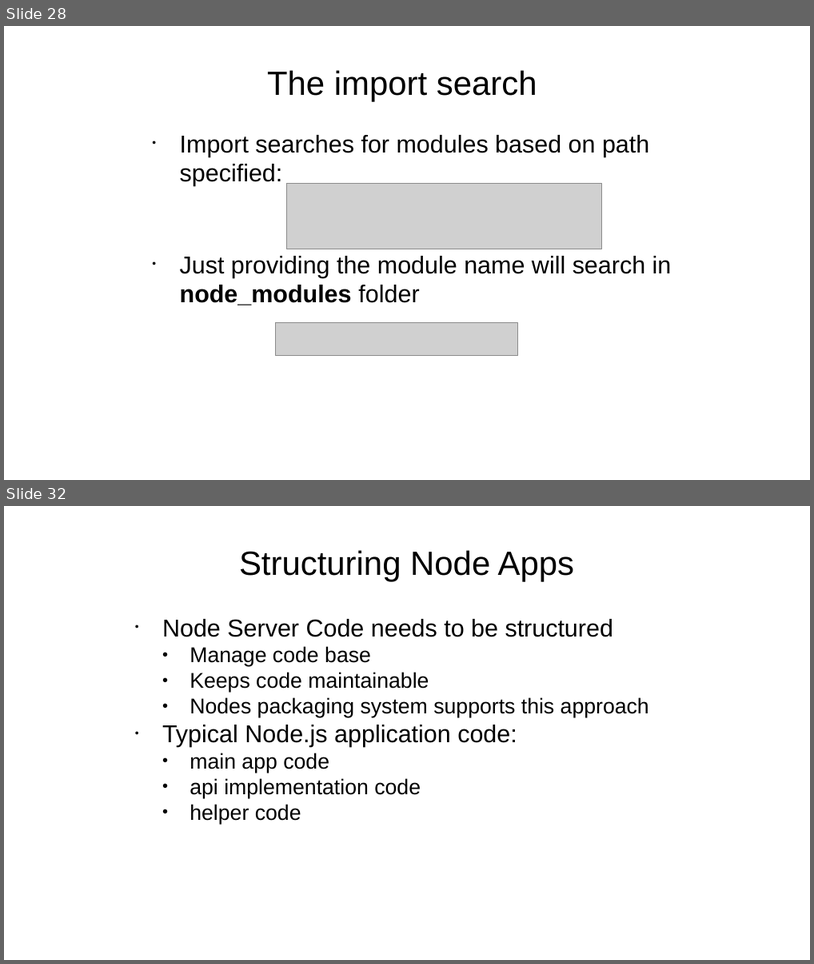
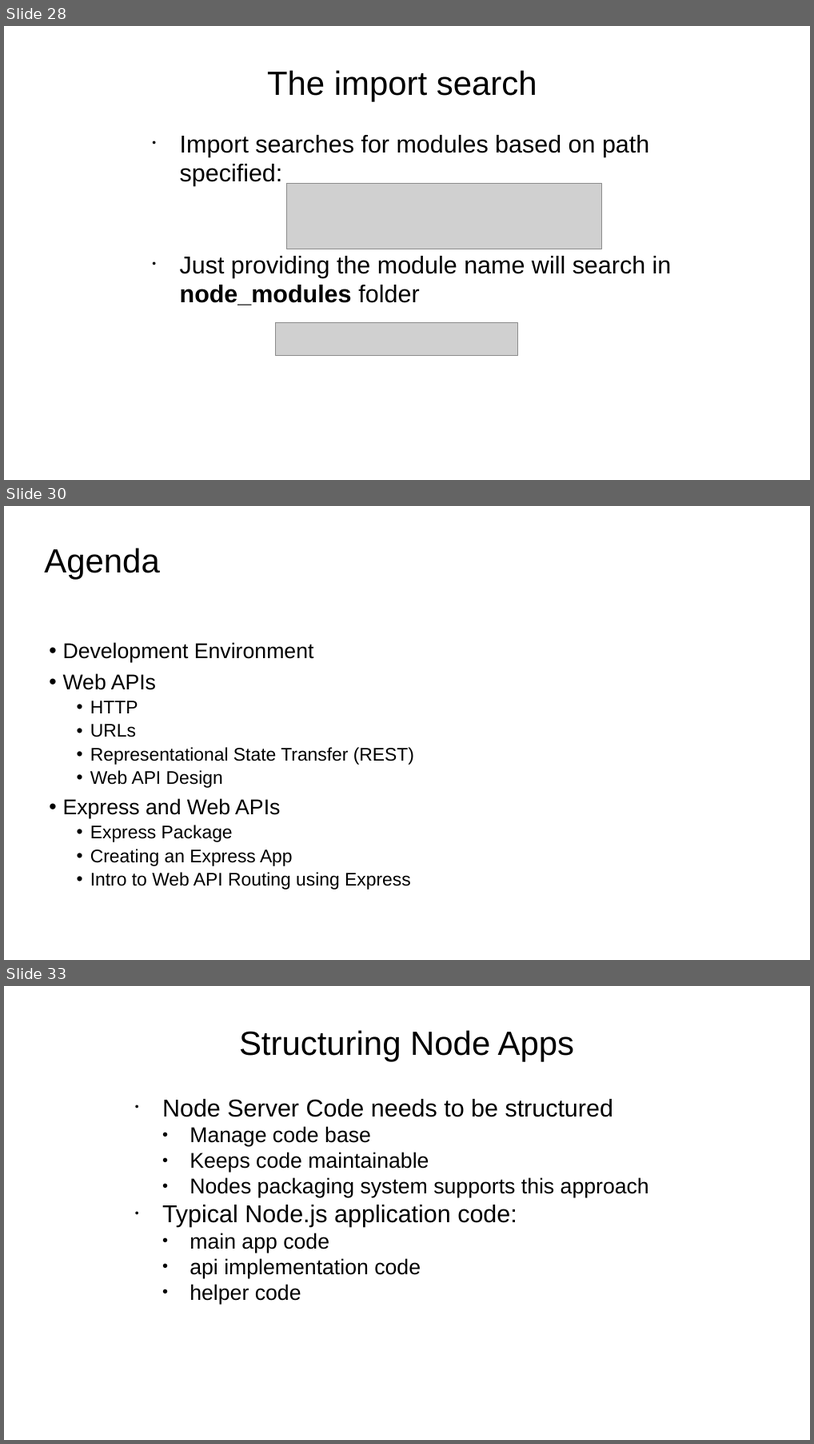
Before and after one commit to diarmuidoconnor/wad2, a slide deck: topic07/talk-1/node-2019.pptx. Shown one above the other, each under a label of ours: slides 28 and 32 before the commit, slides 28, 30 and 33 after it; the slides between them are not shown. The pictures are 814x964 and 814x1444 pixels, drawn with LibreOffice and Linux fonts; fonts in the diff are those of the drawing; grey boxes stand for pictures. Boxes give left, top, right and bottom in pixels: in the first picture for what was removed or moved away, otherwise in the second. Text is boxed around its words. In the diff, an @@ line names an element or a change of style, - is before the commit and + after.

```diff
--- a/topic07/talk-1/node-2019.pptx
+++ b/topic07/talk-1/node-2019.pptx
@@ slide 30 added at box(4, 506, 810, 960), background #FFFFFF @@
@@ title added at box(44, 548, 159, 580), 44 pt, text #000000 @@
+Agenda
@@ subtitle added at box(63, 642, 414, 889), 24 pt, text #000000 @@
+• Development Environment
+• Web APIs
+  • HTTP
+  • URLs
+  • Representational State Transfer (REST)
+  • Web API Design
+• Express and Web APIs
+  • Express Package
+  • Creating an Express App
+  • Intro to Web API Routing using Express
@@ what was slide 32 is now slide 33 @@
```
Also in this commit, not shown: 4 slides changed, 20 other slides added, 19 other files.
